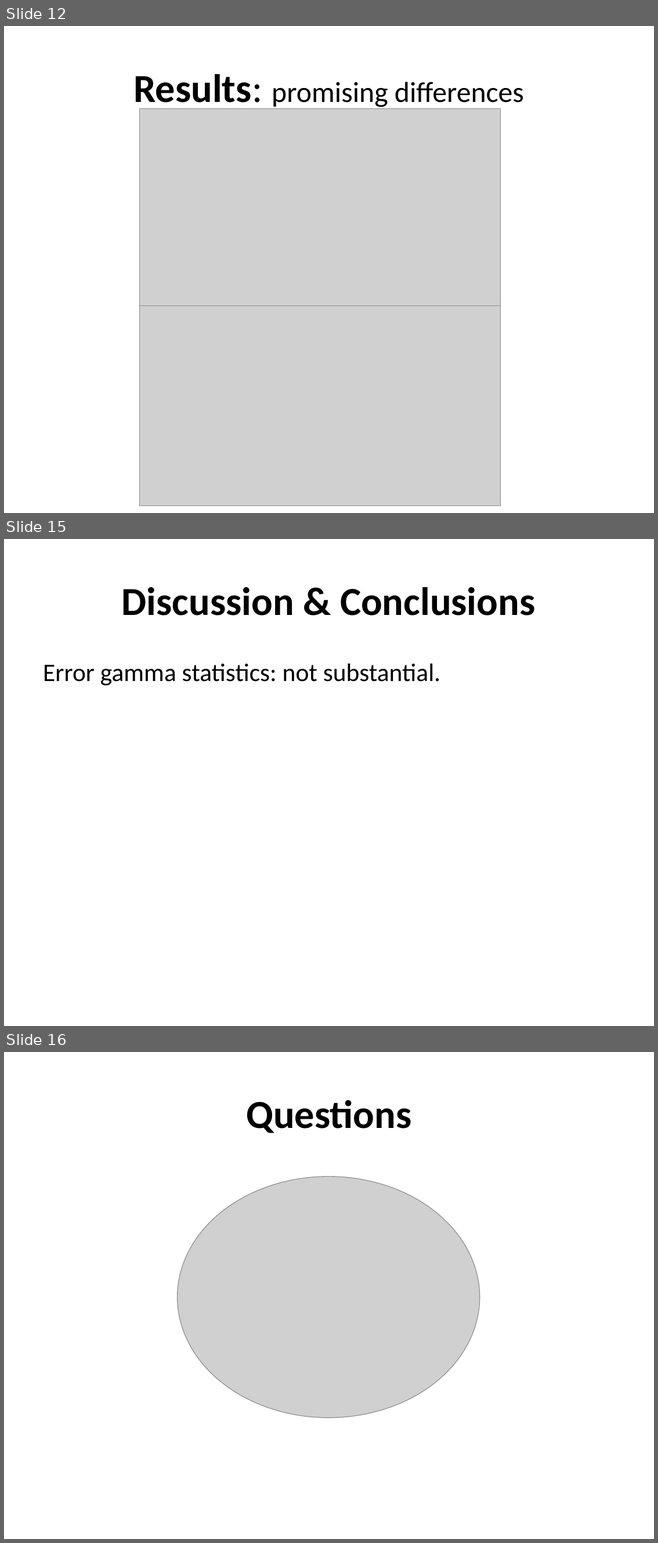
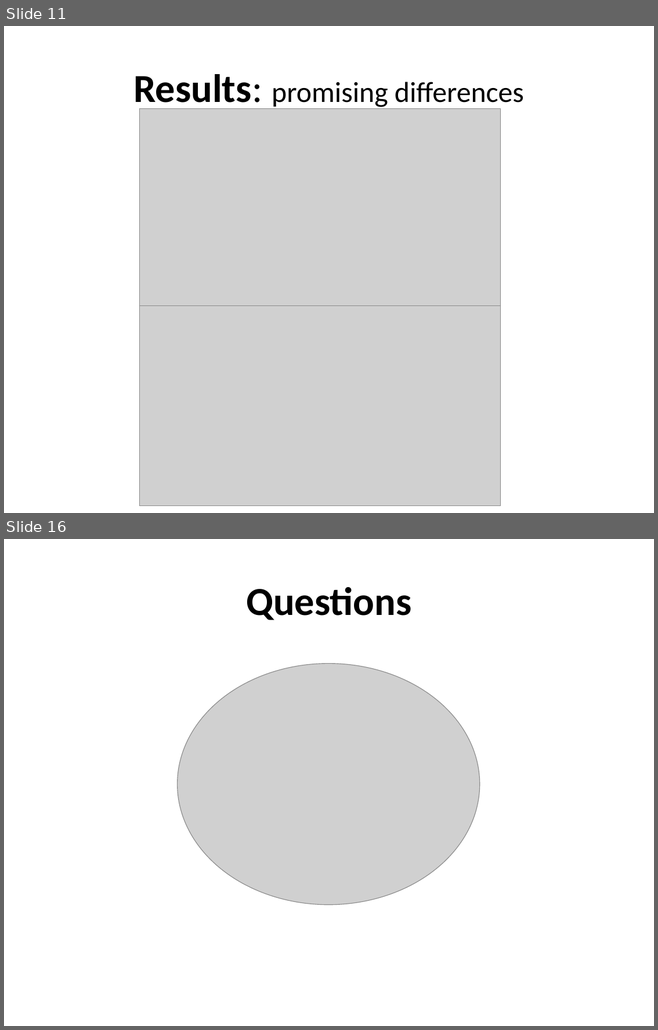
Before and after one commit to richelbilderbeek/Cer2016, a slide deck: doc/Cer2016_Femke Thon & Jolien Gay_FINAL.pptx. Shown one above the other, each under a label of ours: slides 12, 15 and 16 before the commit, slides 11 and 16 after it; the slides between them are not shown. The pictures are 658x1543 and 658x1030 pixels, drawn with LibreOffice and Linux fonts; fonts in the diff are those of the drawing; grey boxes stand for pictures; background and template pictures are left out. Boxes give left, top, right and bottom in pixels: in the first picture for what was removed or moved away, otherwise in the second. Text is boxed around its words. In the diff, an @@ line names an element or a change of style, - is before the commit and + after.

```diff
--- a/doc/Cer2016_Femke Thon & Jolien Gay_FINAL.pptx
+++ b/doc/Cer2016_Femke Thon & Jolien Gay_FINAL.pptx
@@ slide 15 removed at <box>4,539,654,1026</box>, background picture (left out) @@
@@ title removed at <box>122,587,535,616</box> @@
-Discussion & Conclusions
@@ text removed at <box>43,663,440,686</box> @@
-Error gamma statistics: not substantial.
@@ what was slide 12 is now slide 11 @@
```
Also in this commit, not shown: 3 slides changed, 1 slide added.
